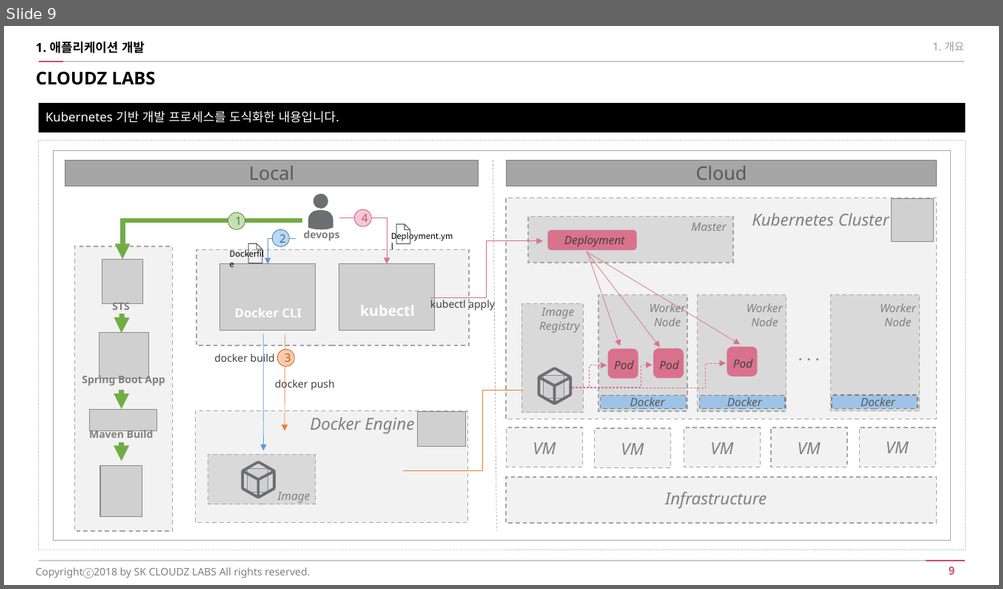
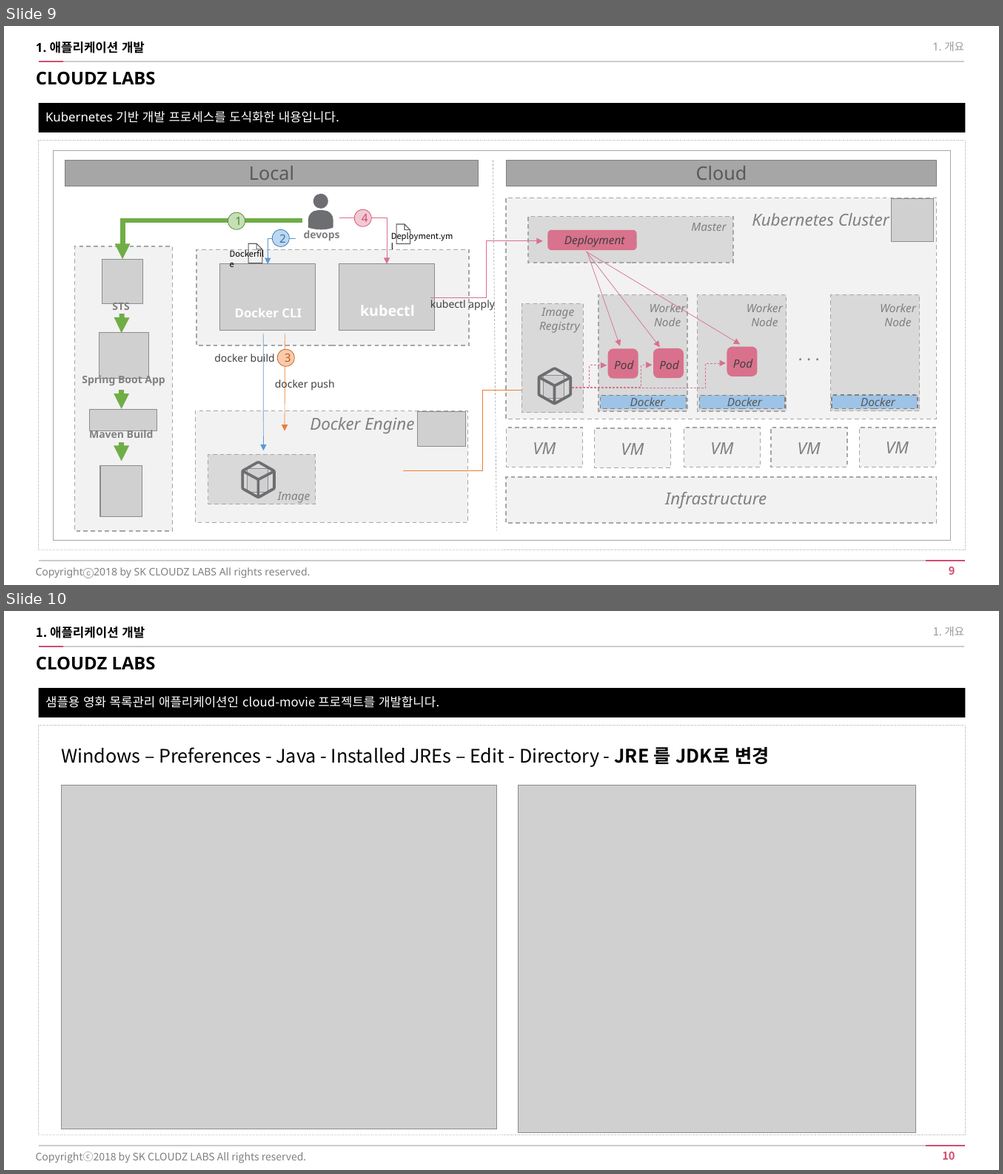
Before and after one commit to t-t-c/cloud-movie, a slide deck: docs/[CloudZ Labs] Kubernetes_시작하기(신입사원).pptx. Shown one above the other, each under a label of ours: slide 9 before the commit, slides 9 and 10 after it. The pictures are 1003x589 and 1003x1174 pixels, drawn with LibreOffice and Linux fonts; fonts in the diff are those of the drawing; grey boxes stand for pictures. Boxes give left, top, right and bottom in pixels: in the first picture for what was removed or moved away, otherwise in the second. Text is boxed around its words. In the diff, an @@ line names an element or a change of style, - is before the commit and + after.

```diff
--- a/docs/[CloudZ Labs] Kubernetes_시작하기(신입사원).pptx
+++ b/docs/[CloudZ Labs] Kubernetes_시작하기(신입사원).pptx
@@ slide 10 added at [4, 611, 999, 1170], background #FFFFFF; not listed: 6 template elements that a slide beside it also shows @@
@@ text added at [36, 627, 145, 638], 12 pt, text #000000, bold @@
+1. 애플리케이션 개발
@@ text added at [933, 627, 964, 636], 10.5 pt, text #999999 @@
+1. 개요
@@ text added at [36, 656, 156, 670], 17 pt, text #000000, bold @@
+CLOUDZ LABS
@@ text added at [38, 688, 965, 717], fill #000000, 12 pt, text #FFFFFF @@
+샘플용 영화 목록관리 애플리케이션인 cloud-movie 프로젝트를 개발합니다.
@@ text added at [61, 743, 768, 767], 18 pt, text #000000 @@
+Windows – Preferences - Java - Installed JREs – Edit - Directory - JRE 를 JDK로 변경
@@ picture added at [61, 786, 496, 1130] @@
@@ picture added at [518, 786, 916, 1133] @@
@@ text added at [36, 1152, 307, 1164], 10 pt, text #808080 @@
+Copyrightⓒ2018 by SK CLOUDZ LABS All rights reserved.
```
Also in this commit, not shown: 5 slides changed, 1 other slide added.
